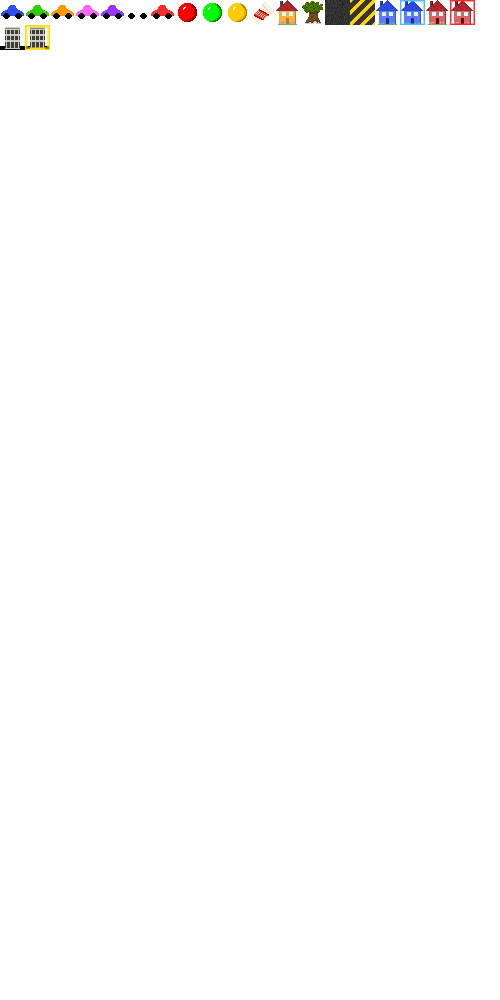
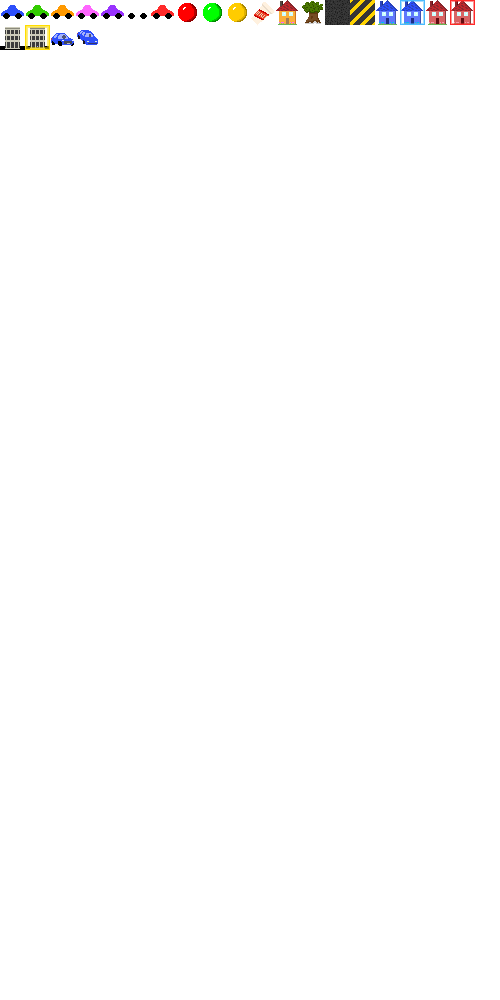
Two versions of the same layered image (500 × 1000). Layer-by-layer changes:
added layer "Layer 1" above "new car" over (x1=77, y1=30, x2=98, y2=45)
added layer "new car" above "office outlined" over (x1=37, y1=33, x2=74, y2=47)
